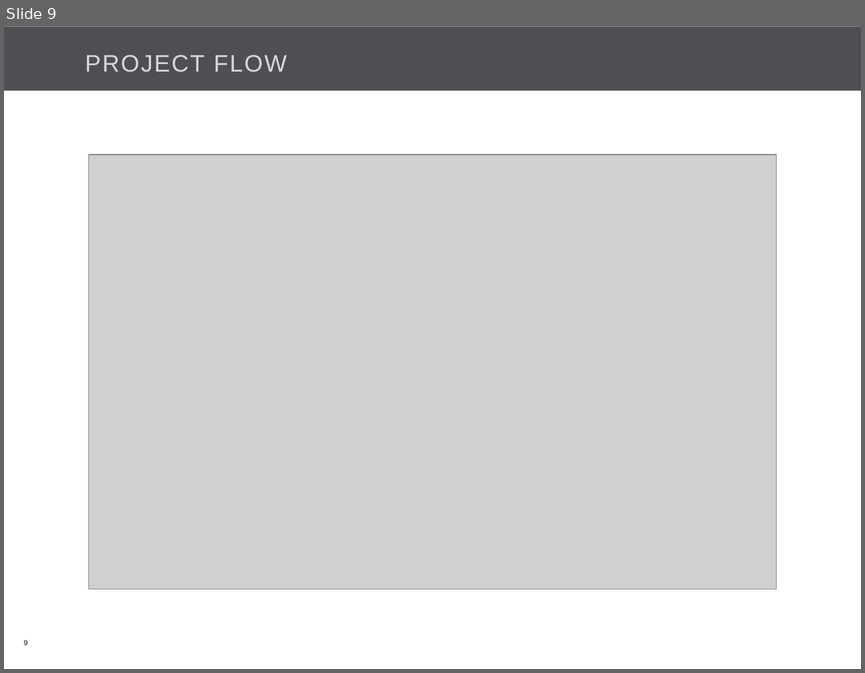
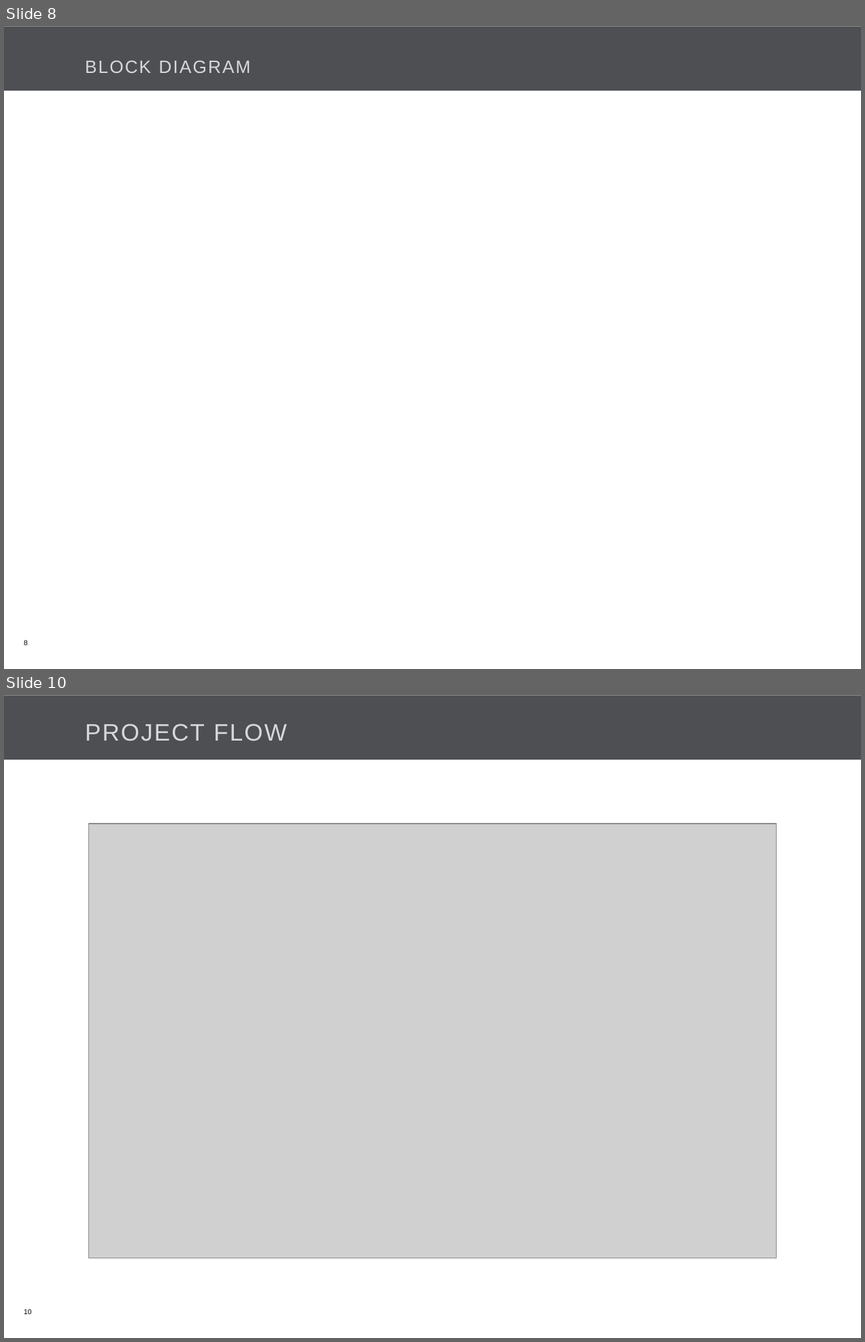
Before and after one commit to Bajarangi/demo, a slide deck: trunk/EasiCab/Documents/EASiCab_POC_kick off.pptx. Shown one above the other, each under a label of ours: slide 9 before the commit, slides 8 and 10 after it; the slides between them are not shown. The pictures are 865x673 and 865x1342 pixels, drawn with LibreOffice and Linux fonts; fonts in the diff are those of the drawing; grey boxes stand for pictures; background and template pictures are left out. Boxes give left, top, right and bottom in pixels: in the first picture for what was removed or moved away, otherwise in the second. Text is boxed around its words. In the diff, an @@ line names an element or a change of style, - is before the commit and + after.

```diff
--- a/trunk/EasiCab/Documents/EASiCab_POC_kick off.pptx
+++ b/trunk/EasiCab/Documents/EASiCab_POC_kick off.pptx
@@ slide 8 added at [4,26,861,669], background #FFFFFF; not listed: 2 template elements that a slide beside it also shows @@
@@ title added at [85,60,251,73], 15 pt, text #D7D8D9 @@
+BLOCK DIAGRAM
@@ page number added at [24,639,28,645], 6 pt, text #000000 @@
+8
@@ what was slide 9 is now slide 10 @@
@@ page number at [24,1308,32,1314]: text changed @@
-9
+10
```
Also in this commit, not shown: 13 slides changed.
